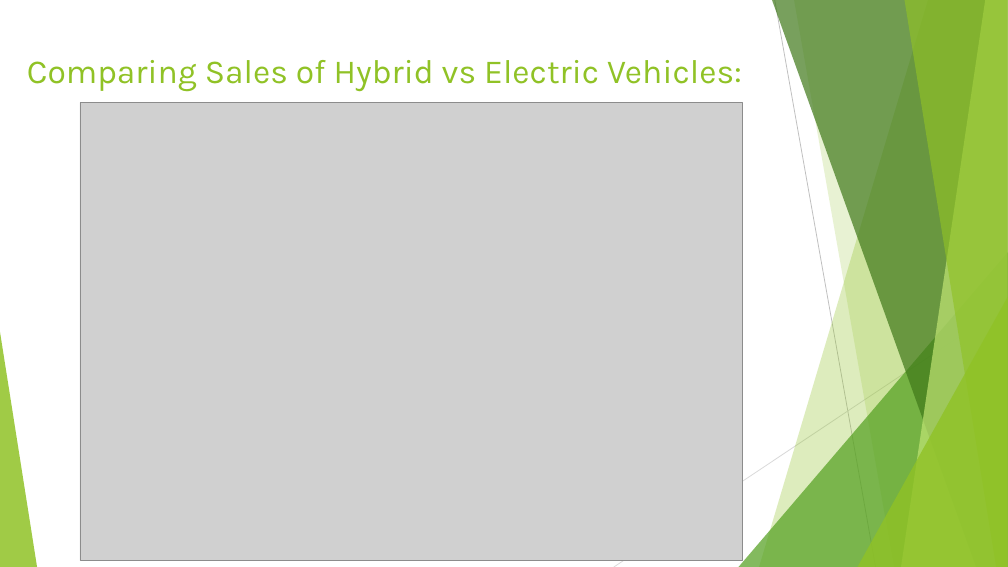
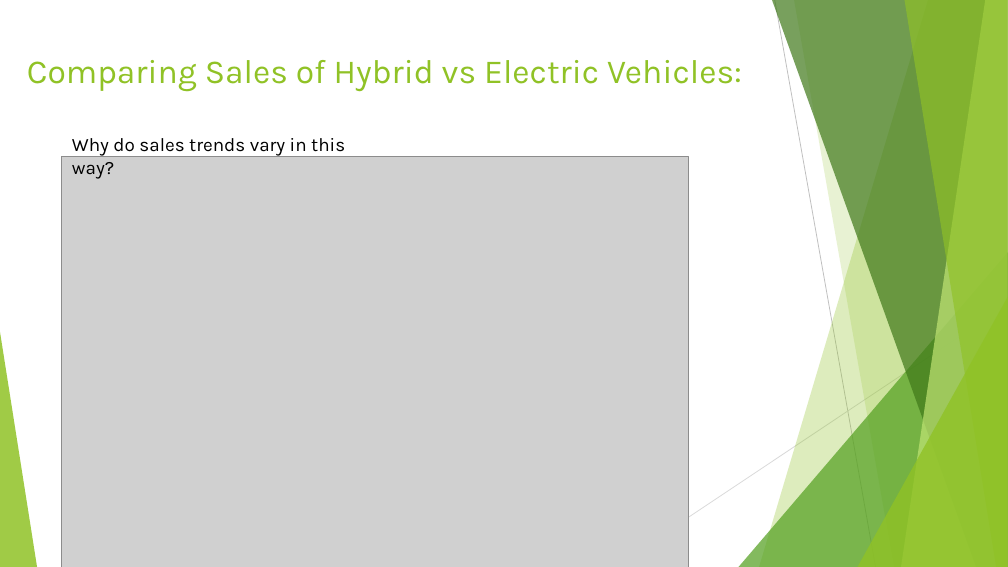
Before and after one commit to Barbara-Gordon/Team9, a slide deck: slide 8 of Presentation1.pptx. Drawn at 1008x567 pixels with LibreOffice and Linux fonts; fonts in the diff are those of the drawing; grey boxes stand for pictures. Boxes give left, top, right and bottom in pixels: in the first picture for what was removed or moved away, otherwise in the second. Text is boxed around its words. In the diff, an @@ line names an element or a change of style, - is before the commit and + after.

```diff
--- a/Presentation1.pptx
+++ b/Presentation1.pptx
@@ text added at bbox=[72, 138, 345, 179], 18 pt, text #000000 @@
+Why do sales trends vary in this way?
@@ picture: place and size @@
-picture at bbox=[80, 103, 743, 560]
+picture at bbox=[61, 157, 688, 567]
```
Also in this commit, not shown: 7 other slides changed, 10 slides added, 18 slides removed.
